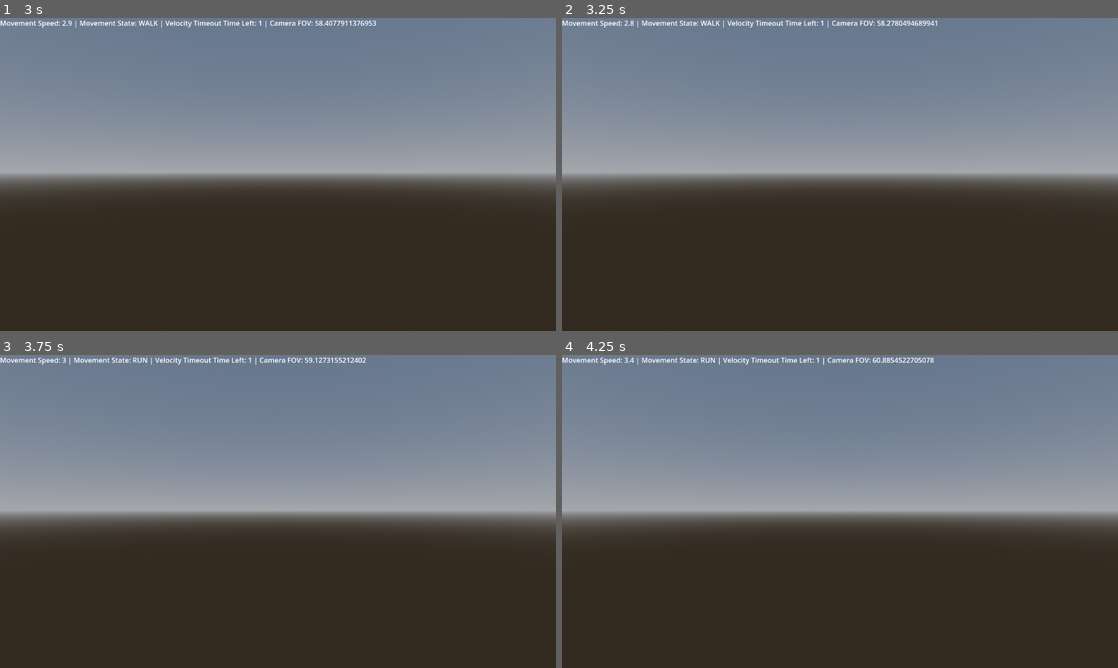
Above: before the commit, frames 1-4 (two rows, left to right).
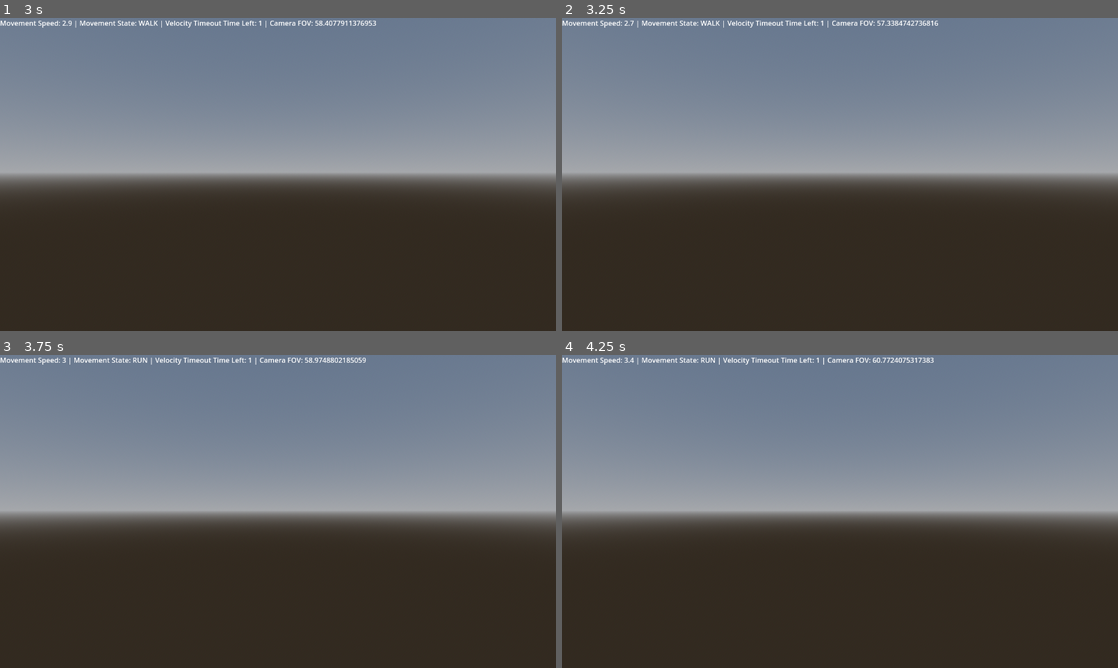
Above: after the commit, the same moments.

Repository: naxemis/multiplayer-fps
Game: Godot game, scene res://scenes/root/Root.tscn
Two runs of this game, one before a commit and one after it. Both use one fixed random seed, a clock stepped at 60 frames per second and the inputs below.
Inputs (mouse positions are in pixels of both pictures, inside the frame that each line leads up to):
- Up to frame 1 (3 s): move the mouse to (305, 174) at 0.52 s; hold Middle mouse button (free_look) 0.53-1.28 s; hold W (forward) from 0.53 s (still down); tap Ctrl (change_wall_jump_direction) at 0.77, 1.52 s; move the mouse to (250, 174) at 1.27 s; tap Shift (run) at 1.35 s; move the mouse to (289, 168) at 2.02 s; hold C (slide) 2.03-2.78 s; move the mouse to (272, 180) at 2.77 s; tap Middle mouse button (free_look) at 2.85 s
- Up to frame 2 (3.25 s): keep holding W (forward); tap Ctrl (change_wall_jump_direction) at 3.02 s
- Up to frame 3 (3.75 s): keep holding W (forward); move the mouse to (316, 514) at 3.52 s; hold Shift (run) from 3.53 s (still down)
- Up to frame 4 (4.25 s): keep holding W (forward); keep holding Shift (run); tap Ctrl (change_wall_jump_direction) at 3.77 s

Frame 1 is identical in both runs. In frame 2, less than 0.1% of the frame differs, in the area x 12-68%, y 0-3%; in frame 3, less than 0.1%; in frame 4, less than 0.1%.

Commit message:
refactor(player): floor max angle set to 80 degrees

Diff:
--- a/scenes/game/player/Player.gd
+++ b/scenes/game/player/Player.gd
@@ -1,5 +1,4 @@
 class_name Player
-
 extends CharacterBody3D
 
 #region Head and Body rotation
--- a/scenes/game/player/Player.tscn
+++ b/scenes/game/player/Player.tscn
@@ -337,7 +337,7 @@
 
 [node name="Player" type="CharacterBody3D"]
 collision_layer = 2
-floor_max_angle = 0.959931
+floor_max_angle = 1.39626
 script = ExtResource("1_0ivw4")
 
 [node name="Body" type="MeshInstance3D" parent="."]
